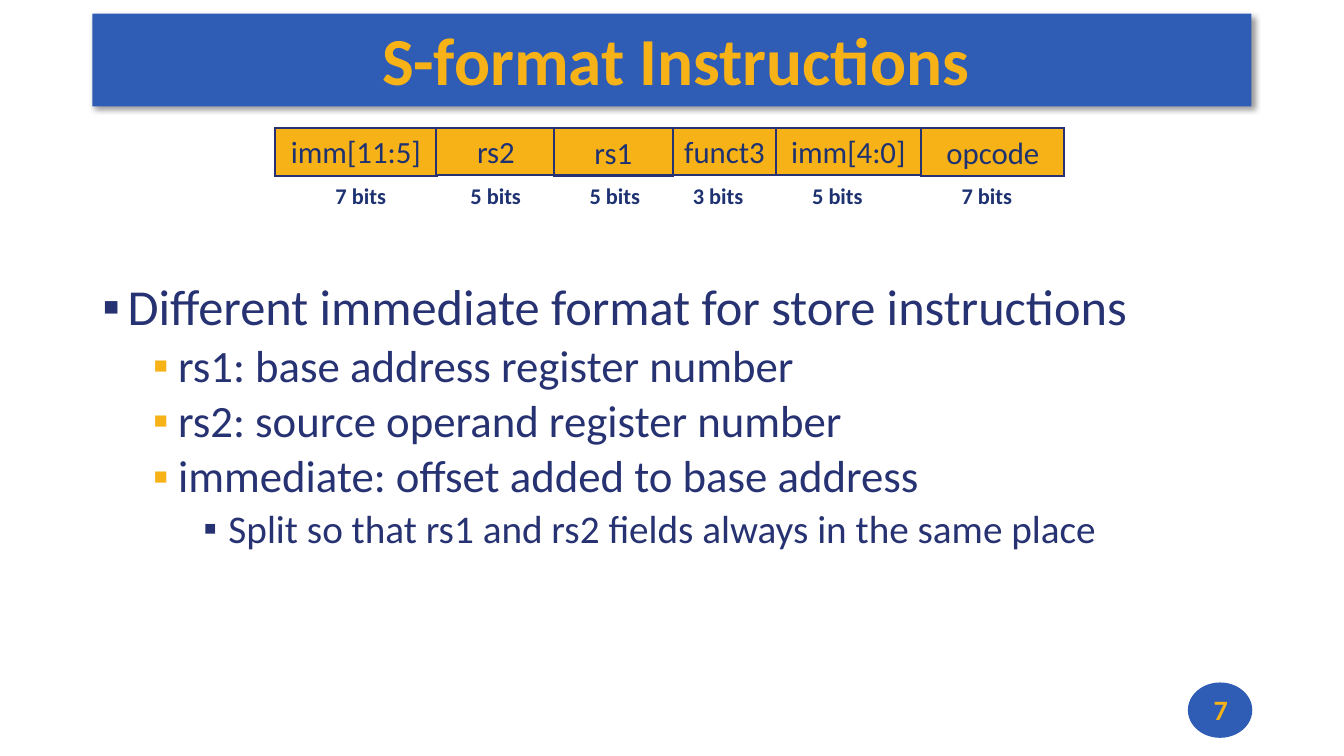
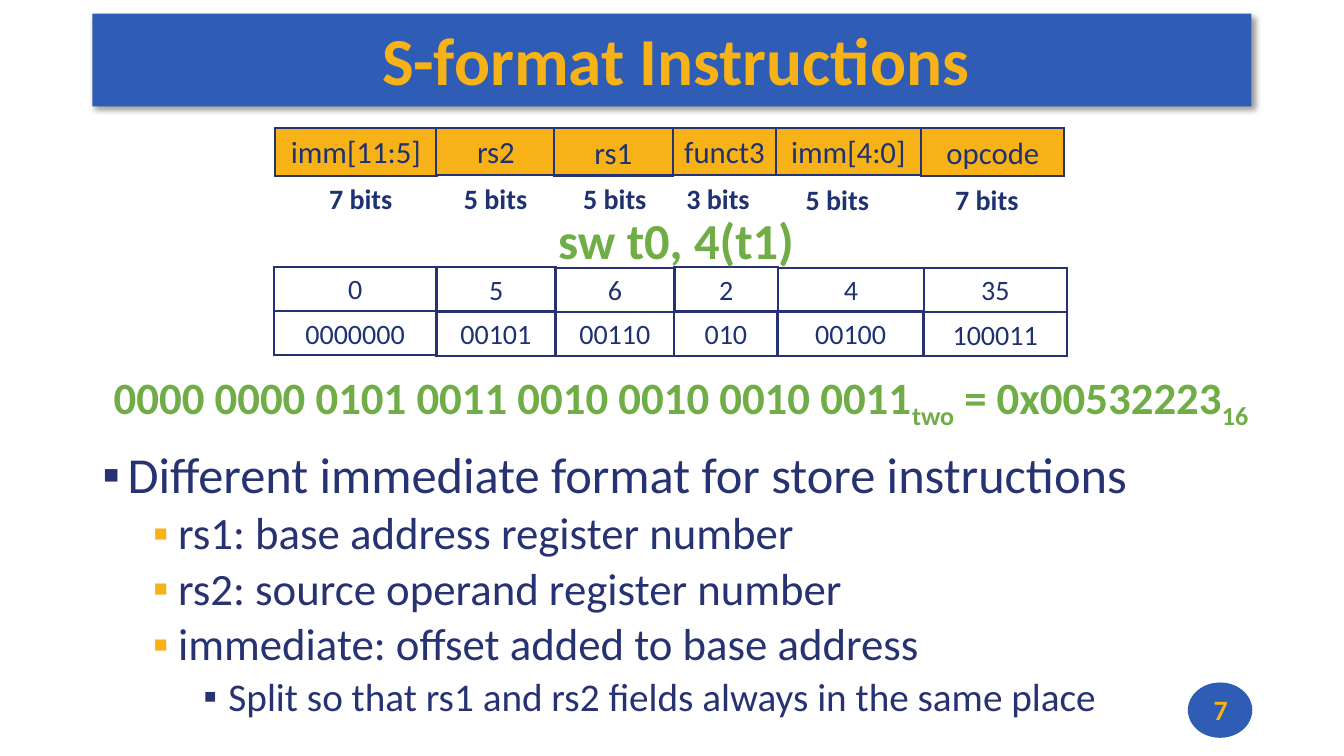
Before and after one commit to andrewt0301/hse-acos-course, a slide deck: slide 7 of docs/part1ca/04_Instructions/CA_Lecture_04.pptx. Drawn at 1344x756 pixels with LibreOffice and Linux fonts; fonts in the diff are those of the drawing. Boxes give left, top, right and bottom in pixels: in the first picture for what was removed or moved away, otherwise in the second. Text is boxed around its words. In the diff, an @@ line names an element or a change of style, - is before the commit and + after.

```diff
--- a/docs/part1ca/04_Instructions/CA_Lecture_04.pptx
+++ b/docs/part1ca/04_Instructions/CA_Lecture_04.pptx
@@ size 16 to 20 pt in 6 elements at (x1=806, y1=190, x2=869, y2=210), (x1=464, y1=189, x2=527, y2=209), (x1=329, y1=189, x2=393, y2=209), (x1=686, y1=189, x2=750, y2=210), (x1=955, y1=190, x2=1019, y2=211), (x1=583, y1=189, x2=647, y2=210) @@
@@ text "5 bits" moved from (x1=590, y1=188, x2=640, y2=204) to (x1=583, y1=189, x2=647, y2=210) @@
@@ text "7 bits" moved from (x1=962, y1=188, x2=1012, y2=204) to (x1=955, y1=190, x2=1019, y2=211) @@
@@ text added at (x1=558, y1=222, x2=794, y2=270), 36 pt, text #70AD47, bold @@
+sw t0, 4(t1)
@@ rectangle added at (x1=274, y1=267, x2=437, y2=312), outline #273272 1.5 pt, 20 pt, text #1E3272 @@
+0
@@ rectangle added at (x1=437, y1=267, x2=556, y2=312), outline #273272 1.5 pt, 20 pt, text #1E3272 @@
+5
@@ rectangle added at (x1=556, y1=267, x2=675, y2=312), outline #273272 1.5 pt, 20 pt, text #1E3272 @@
+6
@@ rectangle added at (x1=675, y1=267, x2=777, y2=312), outline #273272 1.5 pt, 20 pt, text #1E3272 @@
+2
@@ rectangle added at (x1=778, y1=267, x2=925, y2=312), outline #273272 1.5 pt, 20 pt, text #1E3272 @@
+4
@@ rectangle added at (x1=925, y1=267, x2=1068, y2=312), outline #273272 1.5 pt, 20 pt, text #1E3272 @@
+35
@@ rectangle added at (x1=274, y1=312, x2=437, y2=356), outline #273272 1.5 pt, 20 pt, text #1E3272 @@
+0000000
@@ rectangle added at (x1=437, y1=312, x2=556, y2=356), outline #273272 1.5 pt, 20 pt, text #1E3272 @@
+00101
@@ rectangle added at (x1=556, y1=312, x2=675, y2=356), outline #273272 1.5 pt, 20 pt, text #1E3272 @@
+00110
@@ rectangle added at (x1=675, y1=312, x2=777, y2=356), outline #273272 1.5 pt, 20 pt, text #1E3272 @@
+010
@@ rectangle added at (x1=778, y1=312, x2=925, y2=356), outline #273272 1.5 pt, 20 pt, text #1E3272 @@
+00100
@@ rectangle added at (x1=924, y1=312, x2=1067, y2=356), outline #273272 1.5 pt, 20 pt, text #1E3272 @@
+100011
@@ text added at (x1=114, y1=384, x2=810, y2=415), 32 pt, text #70AD47, bold @@
+0000 0000 0101 0011 0010 0010 0010 0011two = 0x0053222316
@@ text "Different immediate format for store ..." moved from (x1=128, y1=290, x2=1127, y2=550) to (x1=128, y1=458, x2=1127, y2=718) @@
```
Also in this commit, not shown: 1 other slide changed, 1 other file.
